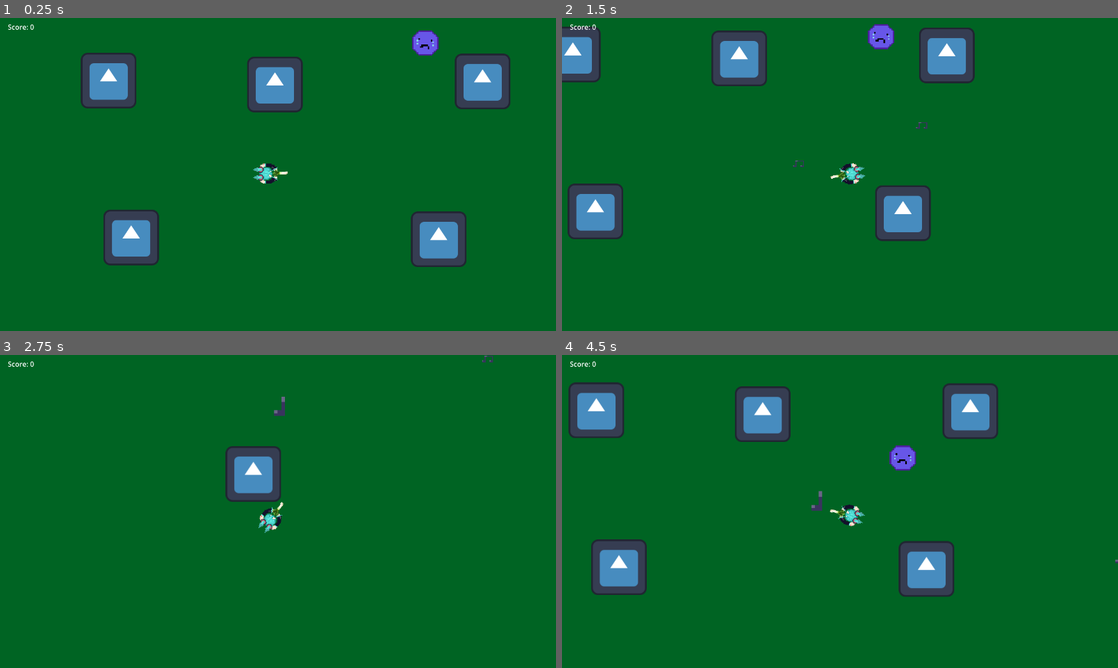
Above: before the commit, frames 1-4 (two rows, left to right).
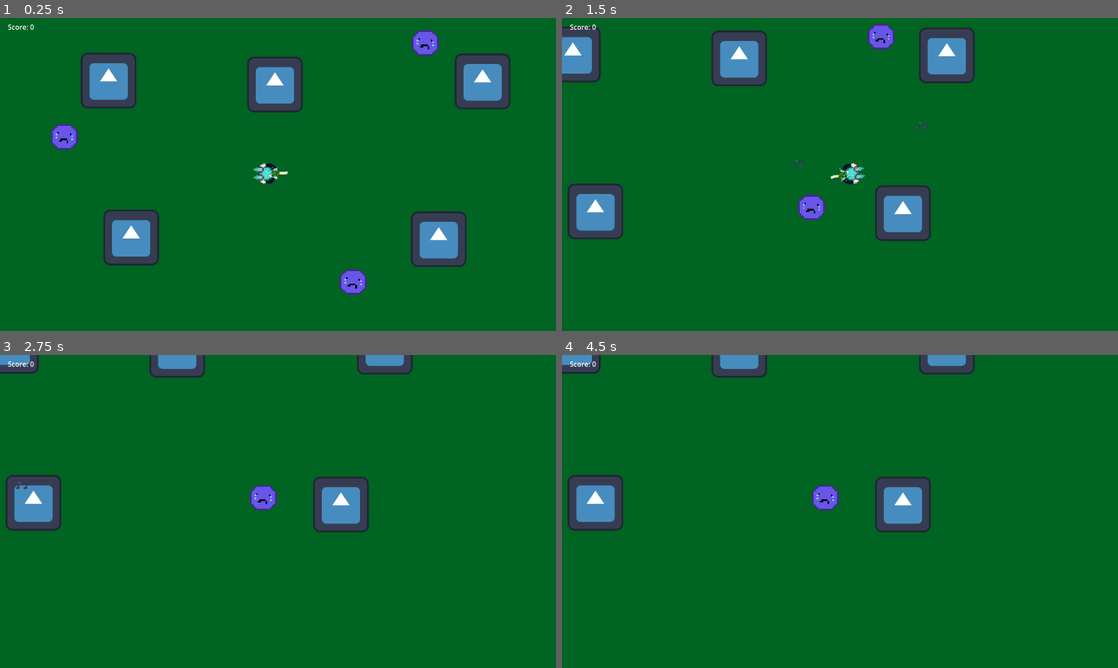
Above: after the commit, the same moments.

Repository: AsaM1taka/Shooter-Game
Game: Godot game, scene res://Scenes/shoot er.tscn
Same seed, same stepped clock (60 frames per second), same inputs: the game is played once before the commit and once after it. The engine's default icon, where the game draws it, is replaced by a stand-in: a white triangle on a blue panel in a dark square.
Inputs (mouse positions are in pixels of both pictures, inside the frame that each line leads up to):
- Up to frame 1 (0.25 s): no input
- Up to frame 2 (1.5 s): move the mouse to (962, 158) at 0.52 s; hold D (move_right) 0.53-1.28 s; click (962, 158) at 0.6 s; move the mouse to (728, 190) at 1.27 s; hold S (move_down) from 1.28 s (still down); click (728, 190) at 1.35 s
- Up to frame 3 (2.75 s): move the mouse to (333, 442) at 2.02 s; release S (move_down) at 2.03 s; hold D (move_right) from 2.03 s (still down); click (333, 442) at 2.1 s
- Up to frame 4 (4.5 s): move the mouse to (812, 574) at 2.77 s; release D (move_right) at 2.78 s; hold W (move_up) 2.78-3.53 s; click (812, 574) at 2.85 s; move the mouse to (1006, 558) at 3.52 s; hold A (move_left) from 3.53 s (still down); click (1006, 558) at 3.6 s; move the mouse to (673, 464) at 4.27 s; click (673, 464) at 4.35 s

The runs differ from the first frame. In frame 1, 0.7% of the frame differs, in the area x 9-66%, y 34-89%; in frame 2, 0.3%; in frame 3, 7.4%; in frame 4, 15%, in the area x 0-100%, y 0-78%.

Commit message:
added more enemies to lvl 1

Diff:
--- a/shooter-shooter/Scenes/shoot er.tscn
+++ b/shooter-shooter/Scenes/shoot er.tscn
@@ -39,6 +39,12 @@
 [node name="enemy" parent="." instance=ExtResource("3_ur70f")]
 position = Vector2(902, 39)
 
+[node name="enemy2" parent="." instance=ExtResource("3_ur70f")]
+position = Vector2(71, 255)
+
+[node name="enemy3" parent="." instance=ExtResource("3_ur70f")]
+position = Vector2(749, 608)
+
 [node name="MainCamera" type="Camera2D" parent="."]
 
 [node name="CanvasLayer" type="CanvasLayer" parent="."]
